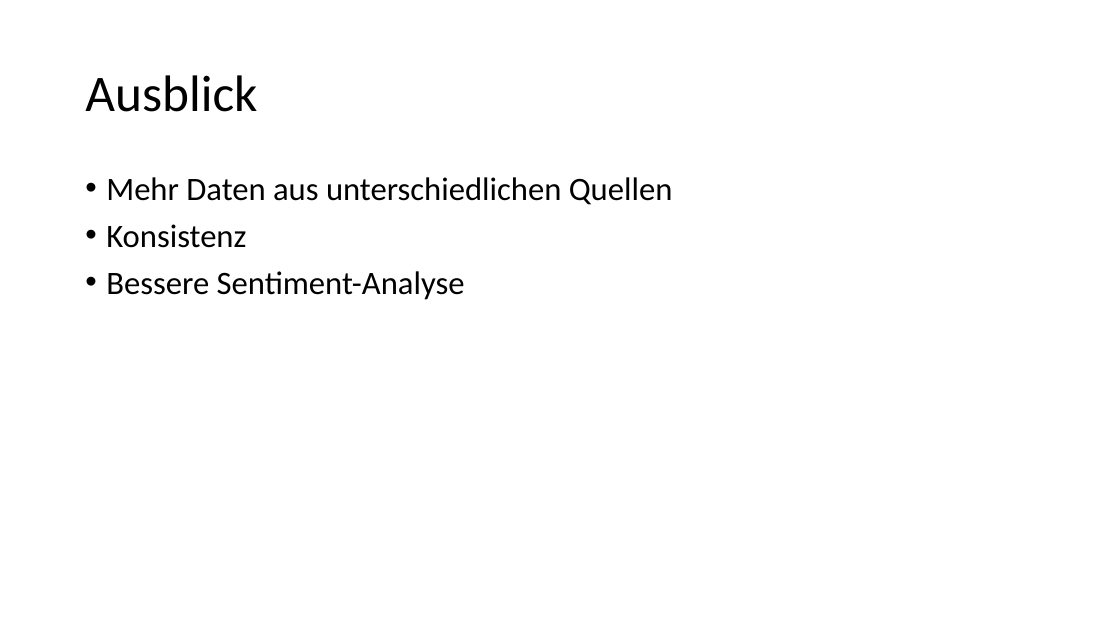
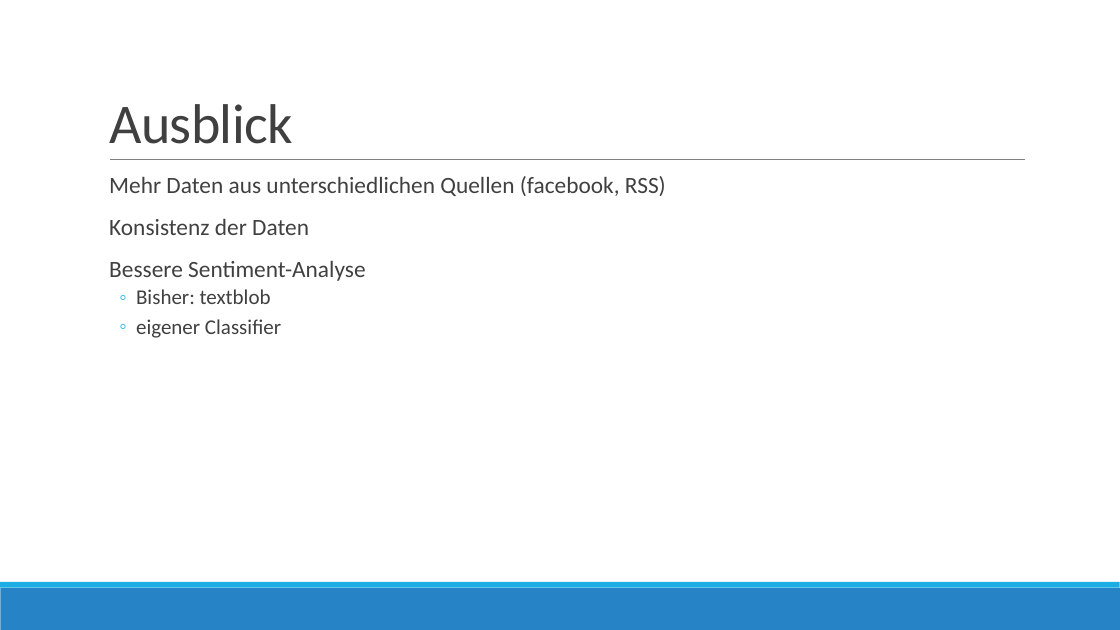
Before and after one commit to jaypem/BigDataProject, a slide deck: slide 7 of Big Data.pptx (slide 6 before the commit). Drawn at 1120x630 pixels with LibreOffice and Linux fonts; fonts in the diff are those of the drawing. Boxes give left, top, right and bottom in pixels: in the first picture for what was removed or moved away, otherwise in the second. Text is boxed around its words. In the diff, an @@ line names an element or a change of style, - is before the commit and + after.

```diff
--- a/Big Data.pptx
+++ b/Big Data.pptx
@@ title "Ausblick": place and size @@
-title "Ausblick" at <box>85,75,257,112</box>
+title "Ausblick" at <box>109,104,293,144</box>
@@ title "Ausblick" at <box>109,104,293,144</box>: size 44 to 48 pt, text colour #000000 to #404040, letter spacing 0 to -0.5 pt; line spacing 0.9 to 0.85; vertical alignment middle to bottom @@
@@ text at <box>109,176,666,235</box>: text changed; size 28 to 20 pt; text colour #000000 to #404040 @@
-• Mehr Daten aus unterschiedlichen Quellen
-• Konsistenz
+  Mehr Daten aus unterschiedlichen Quellen (facebook, RSS)
+  Konsistenz der Daten
@@ line added from (110, 160) to (1026, 160), #808080 0.5 pt @@
@@ text at <box>109,261,365,281</box>: size 28 to 20 pt, text colour #000000 to #404040 in "Bessere Sentiment-Analyse"; bullet • to  ; more space between paragraphs @@
@@ text at <box>136,289,281,338</box>: paragraphs added @@
+  ◦ Bisher: textblob
+  ◦ eigener Classifier
@@ rectangle added at <box>0,588,1120,630</box>, fill #2683C6 @@
@@ rectangle added at <box>0,582,1120,588</box>, fill #1CADE4 @@
```
Also in this commit, not shown: 3 other slides changed, 3 slides added, 2 slides removed, 1 other file.
